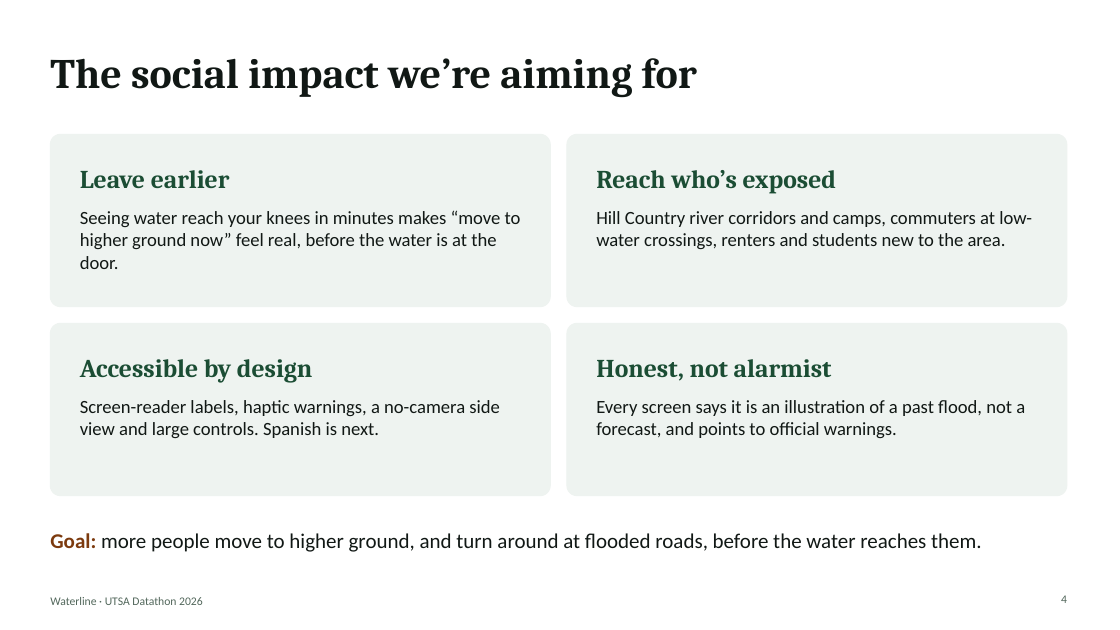
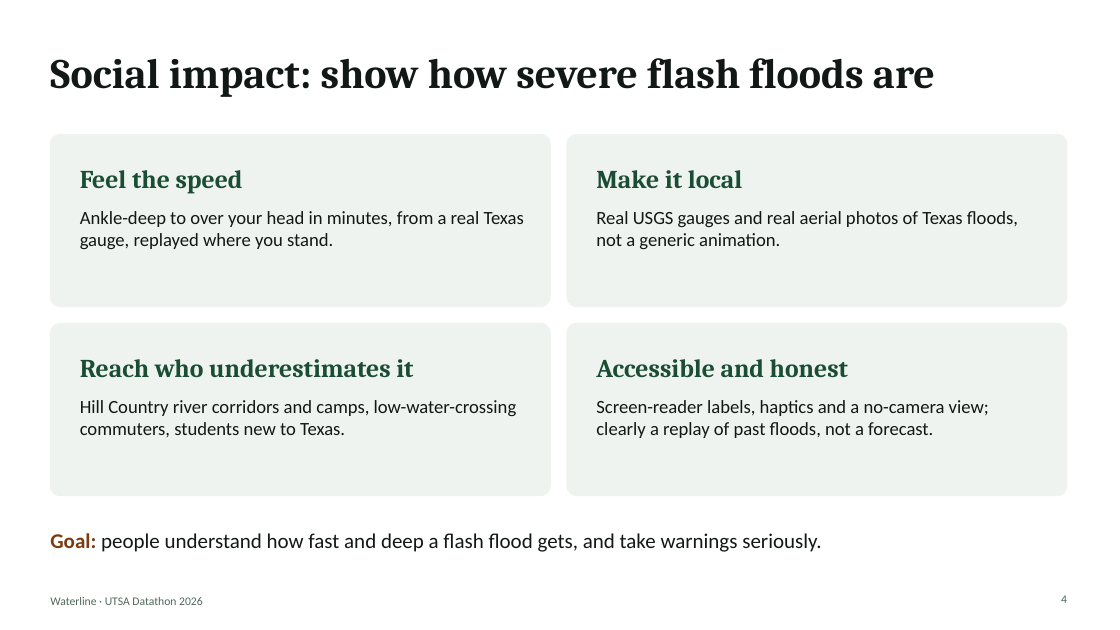
Before and after one commit to FabianFig/Datathon_2026, a slide deck: slide 4 of docs/Waterline_Full_Backup.pptx. Drawn at 1120x630 pixels with LibreOffice and Linux fonts; fonts in the diff are those of the drawing. Boxes give left, top, right and bottom in pixels: in the first picture for what was removed or moved away, otherwise in the second. Text is boxed around its words. In the diff, an @@ line names an element or a change of style, - is before the commit and + after.

```diff
--- a/docs/Waterline_Full_Backup.pptx
+++ b/docs/Waterline_Full_Backup.pptx
@@ title at box(50, 58, 935, 97): text changed @@
-The social impact we’re aiming for
+Social impact: show how severe flash floods are
@@ text at box(80, 170, 243, 194): text changed @@
-Leave earlier
+Feel the speed
@@ text at box(596, 170, 742, 188): text changed @@
-Reach who’s exposed
+Make it local
@@ text at box(80, 211, 524, 249): text changed @@
-Seeing water reach your knees in minutes makes “move to higher ground now” feel real, before the water is at the door.
+Ankle-deep to over your head in minutes, from a real Texas gauge, replayed where you stand.
@@ text at box(596, 211, 1018, 249): text changed @@
-Hill Country river corridors and camps, commuters at low-water crossings, renters and students new to the area.
+Real USGS gauges and real aerial photos of Texas floods, not a generic animation.
@@ text at box(80, 359, 413, 377): text changed @@
-Accessible by design
+Reach who underestimates it
@@ text at box(596, 359, 848, 377): text changed @@
-Honest, not alarmist
+Accessible and honest
@@ text at box(80, 400, 517, 437): text changed @@
-Screen-reader labels, haptic warnings, a no-camera side view and large controls. Spanish is next.
+Hill Country river corridors and camps, low-water-crossing commuters, students new to Texas.
@@ text at box(596, 400, 989, 438): text changed @@
-Every screen says it is an illustration of a past flood, not a forecast, and points to official warnings.
+Screen-reader labels, haptics and a no-camera view; clearly a replay of past floods, not a forecast.
@@ text at box(50, 533, 821, 552): text changed @@
-Goal: more people move to higher ground, and turn around at flooded roads, before the water reaches them.
+Goal: people understand how fast and deep a flash flood gets, and take warnings seriously.
```
Also in this commit, not shown: 1 other slide changed, 3 other files.
